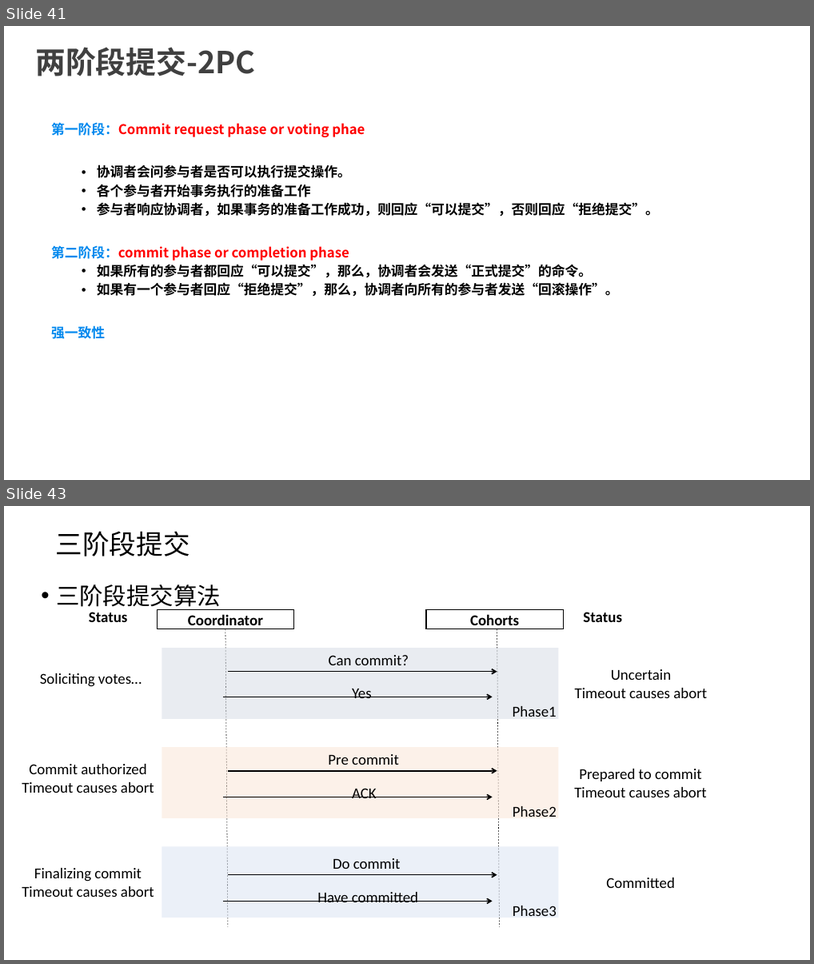
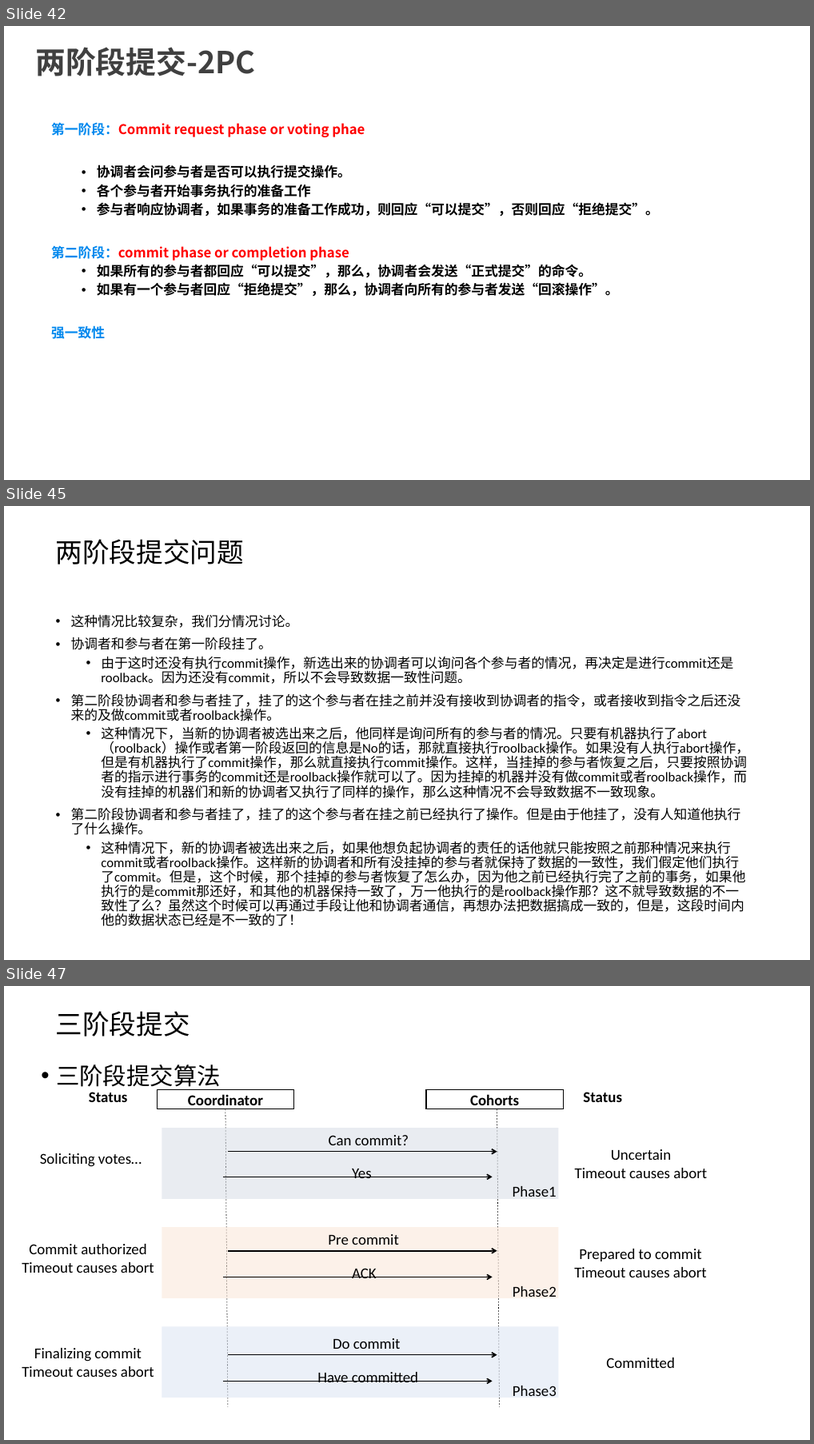
Before and after one commit to anancds/bigdata_ppts, a slide deck: bigdata/大数据.pptx. Shown one above the other, each under a label of ours: slides 41 and 43 before the commit, slides 42, 45 and 47 after it; the slides between them are not shown. The pictures are 814x964 and 814x1444 pixels, drawn with LibreOffice and Linux fonts; fonts in the diff are those of the drawing. Boxes give left, top, right and bottom in pixels: in the first picture for what was removed or moved away, otherwise in the second. Text is boxed around its words. In the diff, an @@ line names an element or a change of style, - is before the commit and + after.

```diff
--- a/bigdata/大数据.pptx
+++ b/bigdata/大数据.pptx
@@ slide 45 added at (4,506,810,960), background #FFFFFF @@
@@ title added at (56,539,244,564), 32 pt, text #000000 @@
+两阶段提交问题
@@ text added at (71,615,750,926), 16 pt, text #000000 @@
+• 这种情况比较复杂，我们分情况讨论。
+• 协调者和参与者在第一阶段挂了。
+  • 由于这时还没有执行commit操作，新选出来的协调者可以询问各个参与者的情况，再决定是进行commit还是roolback。因为还没有commit，所以不会导致数据一致性问题。
+• 第二阶段协调者和参与者挂了，挂了的这个参与者在挂之前并没有接收到协调者的指令，或者接收到指令之后还没来的及做commit或者roolback操作。
+  • 这种情况下，当新的协调者被选出来之后，他同样是询问所有的参与者的情况。只要有机器执行了abort（roolback）操作或者第一阶段返回的信息是No的话，那就直接执行roolback操作。如果没有人执行abort操作，但是有机器执行了commit操作，那么就直接执行commit操作。这样，当挂掉的参与者恢复之后，只要按照协调者的指示进行事务的commit还是roolback操作就可以了。因为挂掉的机器并没有做commit或者roolback操作，而没有挂掉的机器们和新的协调者又执行了同样的操作，那么这种情况不会导致数据不一致现象。
+• 第二阶段协调者和参与者挂了，挂了的这个参与者在挂之前已经执行了操作。但是由于他挂了，没有人知道他执行了什么操作。
+  • 这种情况下，新的协调者被选出来之后，如果他想负起协调者的责任的话他就只能按照之前那种情况来执行commit或者roolback操作。这样新的协调者和所有没挂掉的参与者就保持了数据的一致性，我们假定他们执行了commit。但是，这个时候，那个挂掉的参与者恢复了怎么办，因为他之前已经执行完了之前的事务，如果他执行的是commit那还好，和其他的机器保持一致了，万一他执行的是roolback操作那？这不就导致数据的不一致性了么？虽然这个时候可以再通过手段让他和协调者通信，再想办法把数据搞成一致的，但是，这段时间内他的数据状态已经是不一致的了！
@@ what was slide 41 is now slide 42 @@
@@ what was slide 43 is now slide 47 @@
```
Also in this commit, not shown: 19 slides changed, 15 other slides added, 4 slides removed.
